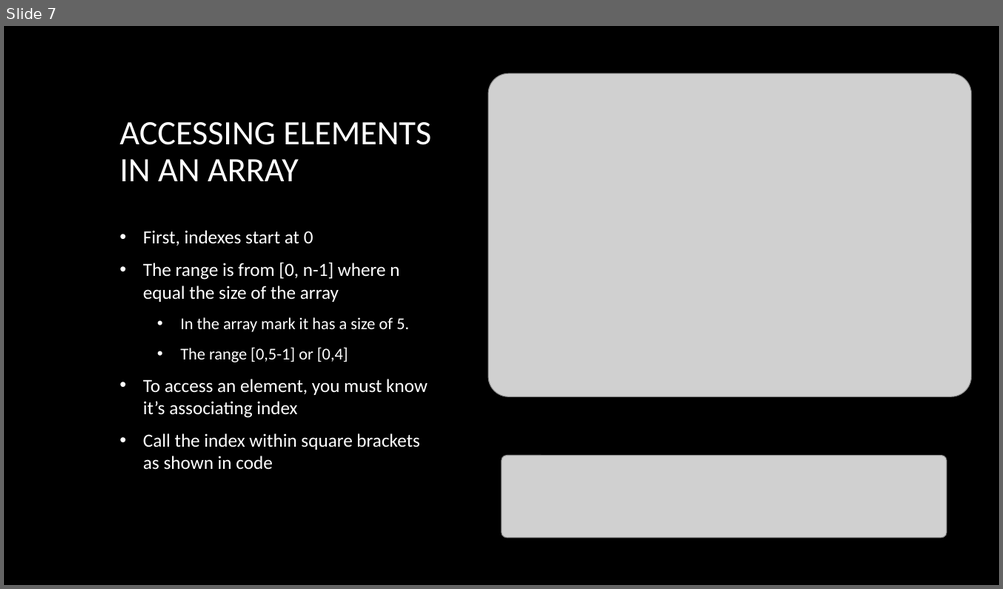
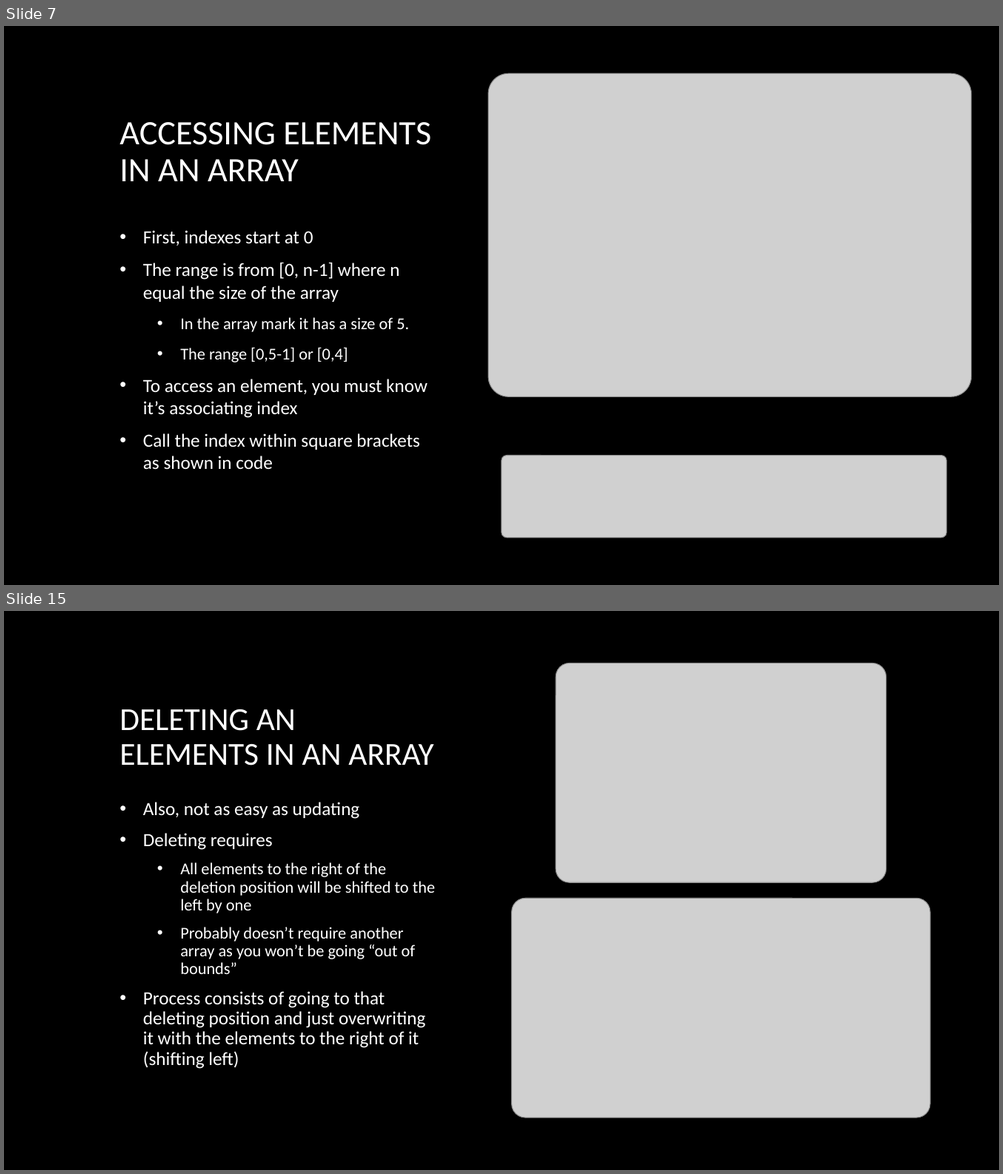
Before and after one commit to fopineda/C-Class, a slide deck: C-Course/Slides/Section6-Arrays.pptx. Shown one above the other, each under a label of ours: slide 7 before the commit, slides 7 and 15 after it; the slides between them are not shown. The pictures are 1003x589 and 1003x1174 pixels, drawn with LibreOffice and Linux fonts; fonts in the diff are those of the drawing; grey boxes stand for pictures; background and template pictures are left out. Boxes give left, top, right and bottom in pixels: in the first picture for what was removed or moved away, otherwise in the second. Text is boxed around its words. In the diff, an @@ line names an element or a change of style, - is before the commit and + after.

Commit message:
Finished Section6-Arrays

```diff
--- a/C-Course/Slides/Section6-Arrays.pptx
+++ b/C-Course/Slides/Section6-Arrays.pptx
@@ slide 15 added at (x1=4, y1=611, x2=999, y2=1170), background picture (left out) @@
@@ picture added at (x1=555, y1=664, x2=886, y2=883) @@
@@ title added at (x1=119, y1=709, x2=433, y2=766), 31 pt, text #FFFFFF @@
+DELETING AN ELEMENTS IN AN ARRAY
@@ text added at (x1=143, y1=802, x2=435, y2=1069), 18 pt, text #FFFFFF @@
+• Also, not as easy as updating
+• Deleting requires
+  • All elements to the right of the deletion position will be shifted to the left by one
+  • Probably doesn’t require another array as you won’t be going “out of bounds”
+• Process consists of going to that deleting position and just overwriting it with the elements to the right of it (shifting left)
@@ picture added at (x1=512, y1=898, x2=930, y2=1118) @@
```
Also in this commit, not shown: 5 slides changed, 5 other slides added, 2 slides removed, 13 other files.
